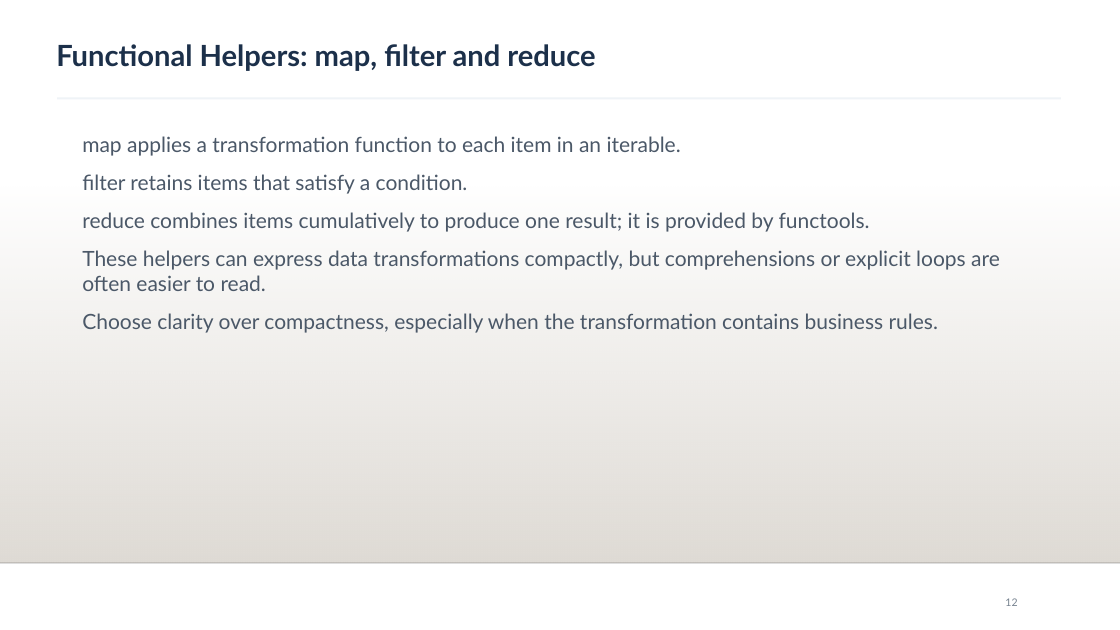
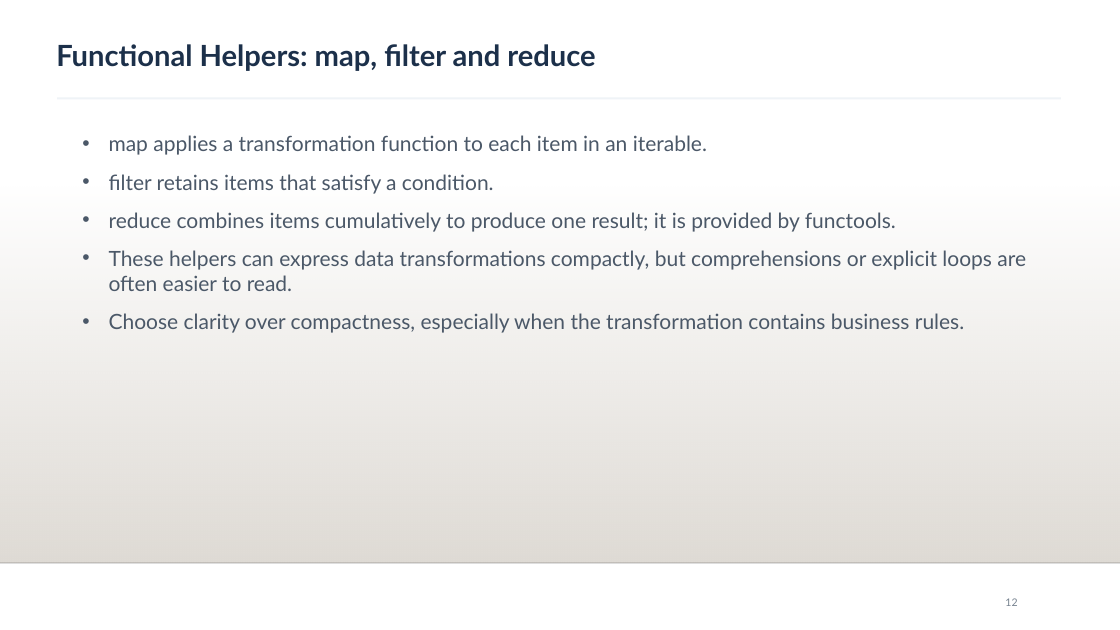
Before and after one commit to RakeshdotKR/CapGemini_AI, a slide deck: slide 12 of Docs/Day3_Functions_OOP_Polymorphism_Decorators.pptx. Drawn at 1120x630 pixels with LibreOffice and Linux fonts; fonts in the diff are those of the drawing; background and template pictures are left out. Boxes give left, top, right and bottom in pixels: in the first picture for what was removed or moved away, otherwise in the second. Text is boxed around its words. In the diff, an @@ line names an element or a change of style, - is before the commit and + after.

```diff
--- a/Docs/Day3_Functions_OOP_Polymorphism_Decorators.pptx
+++ b/Docs/Day3_Functions_OOP_Polymorphism_Decorators.pptx
@@ text "map applies a transformation function ..." at [109,135,1026,333]: bullet none to • @@
```
Also in this commit, not shown: 4 other slides changed.
